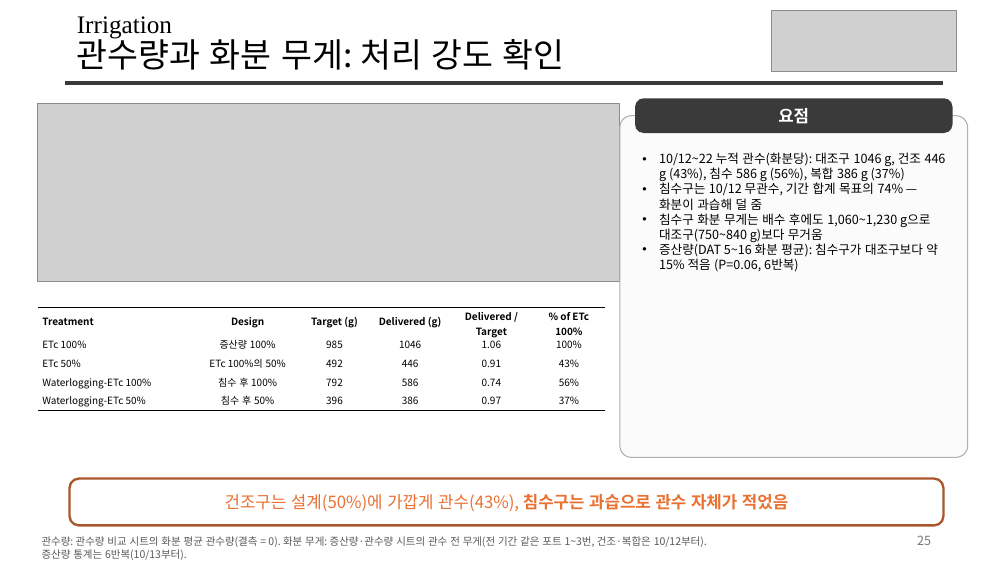
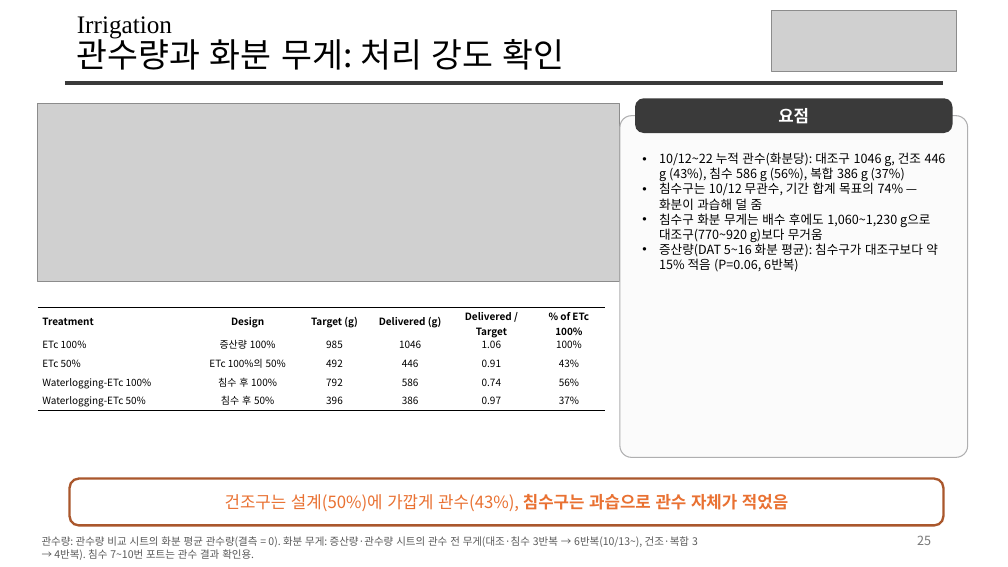
Before and after one commit to YunJM20/-, a slide deck: slide 25 of 밭콩_vs_로메인상추_v8.pptx. Drawn at 1008x567 pixels with LibreOffice and Linux fonts; fonts in the diff are those of the drawing; grey boxes stand for pictures. Boxes give left, top, right and bottom in pixels: in the first picture for what was removed or moved away, otherwise in the second. Text is boxed around its words. In the diff, an @@ line names an element or a change of style, - is before the commit and + after.

```diff
--- a/밭콩_vs_로메인상추_v8.pptx
+++ b/밭콩_vs_로메인상추_v8.pptx
@@ text at (659, 213, 930, 242): text changed @@
-• 침수구 화분 무게는 배수 후에도 1,060~1,230 g으로 대조구(750~840 g)보다 무거움
+• 침수구 화분 무게는 배수 후에도 1,060~1,230 g으로 대조구(770~920 g)보다 무거움
@@ text at (42, 536, 698, 560): text changed @@
-관수량: 관수량 비교 시트의 화분 평균 관수량(결측 = 0). 화분 무게: 증산량·관수량 시트의 관수 전 무게(전 기간 같은 포트 1~3번, 건조·복합은 10/12부터). 증산량 통계는 6반복(10/13부터).
+관수량: 관수량 비교 시트의 화분 평균 관수량(결측 = 0). 화분 무게: 증산량·관수량 시트의 관수 전 무게(대조·침수 3반복 → 6반복(10/13~), 건조·복합 3 → 4반복). 침수 7~10번 포트는 관수 결과 확인용.
```
Also in this commit, not shown: 1 other slide changed, 4 other files.
